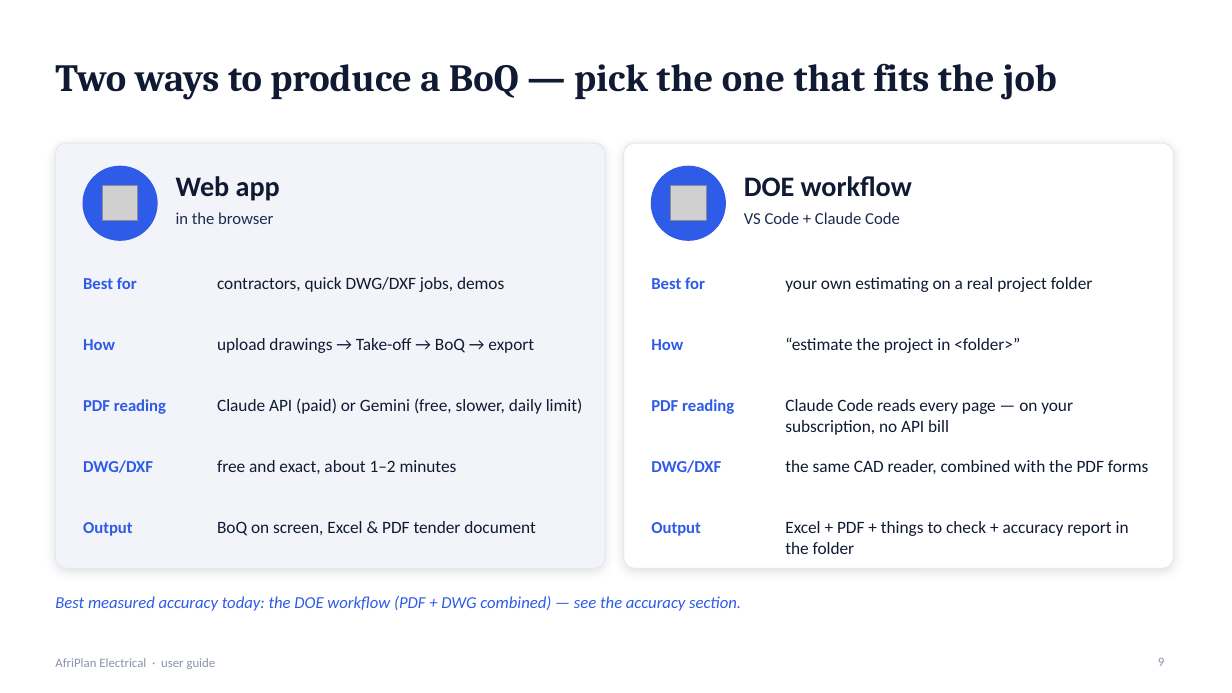
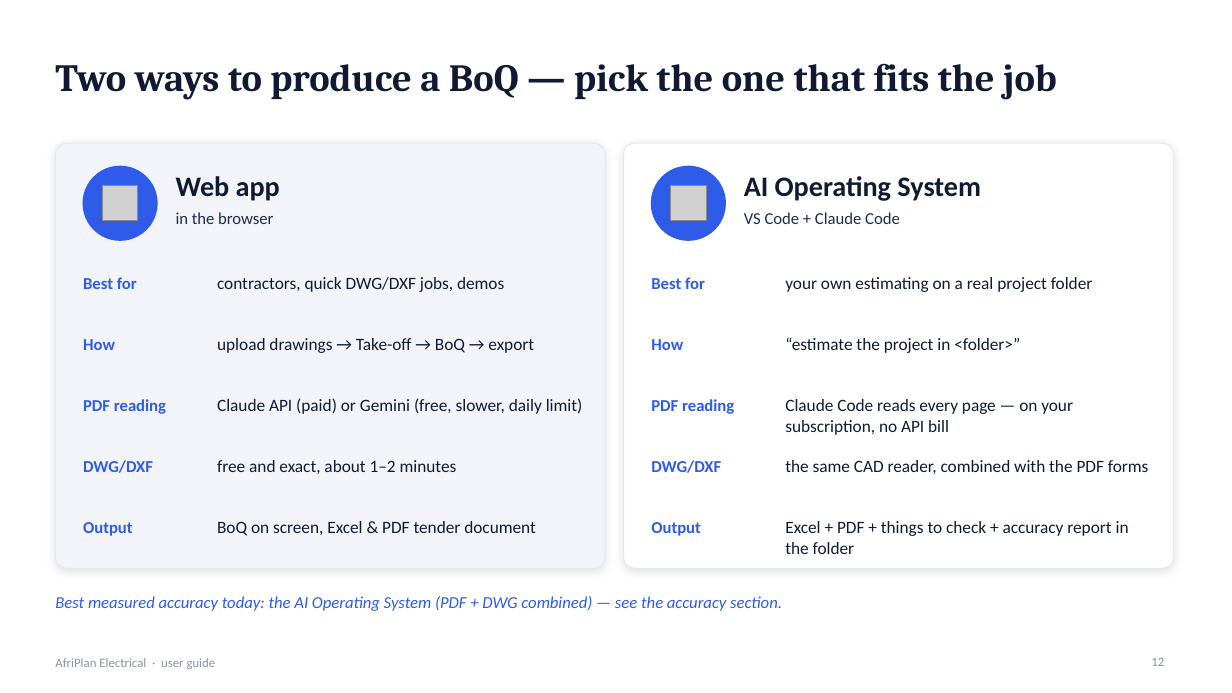
Before and after one commit to Jonathan-Lukwichi/afriplan-ai, a slide deck: slide 12 of docs/presentation/AfriPlan_User_Guide.pptx (slide 9 before the commit). Drawn at 1232x693 pixels with LibreOffice and Linux fonts; fonts in the diff are those of the drawing; grey boxes stand for pictures. Boxes give left, top, right and bottom in pixels: in the first picture for what was removed or moved away, otherwise in the second. Text is boxed around its words. In the diff, an @@ line names an element or a change of style, - is before the commit and + after.

```diff
--- a/docs/presentation/AfriPlan_User_Guide.pptx
+++ b/docs/presentation/AfriPlan_User_Guide.pptx
@@ text at box(744, 176, 981, 201): text changed @@
-DOE workflow
+AI Operating System
@@ text at box(55, 596, 782, 611): text changed @@
-Best measured accuracy today: the DOE workflow (PDF + DWG combined) — see the accuracy section.
+Best measured accuracy today: the AI Operating System (PDF + DWG combined) — see the accuracy section.
@@ page number at box(1151, 658, 1164, 666): text changed @@
-9
+12
```
Also in this commit, not shown: 5 other slides changed, 11 slides added, 2 slides removed.
